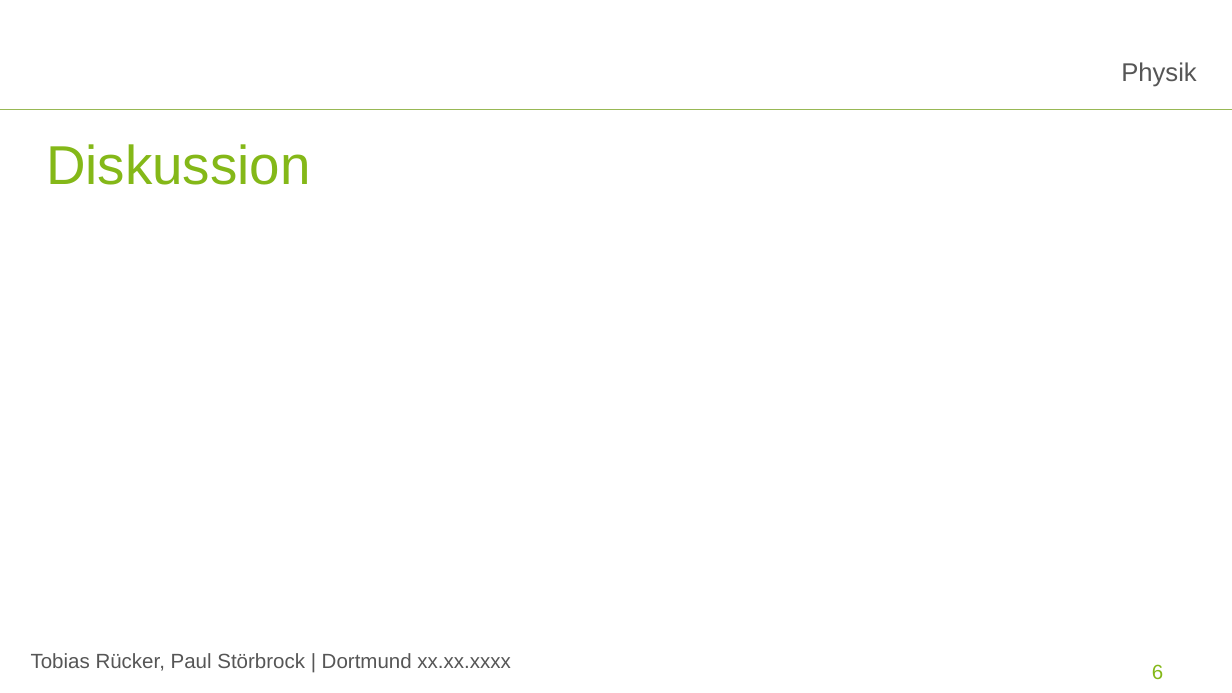
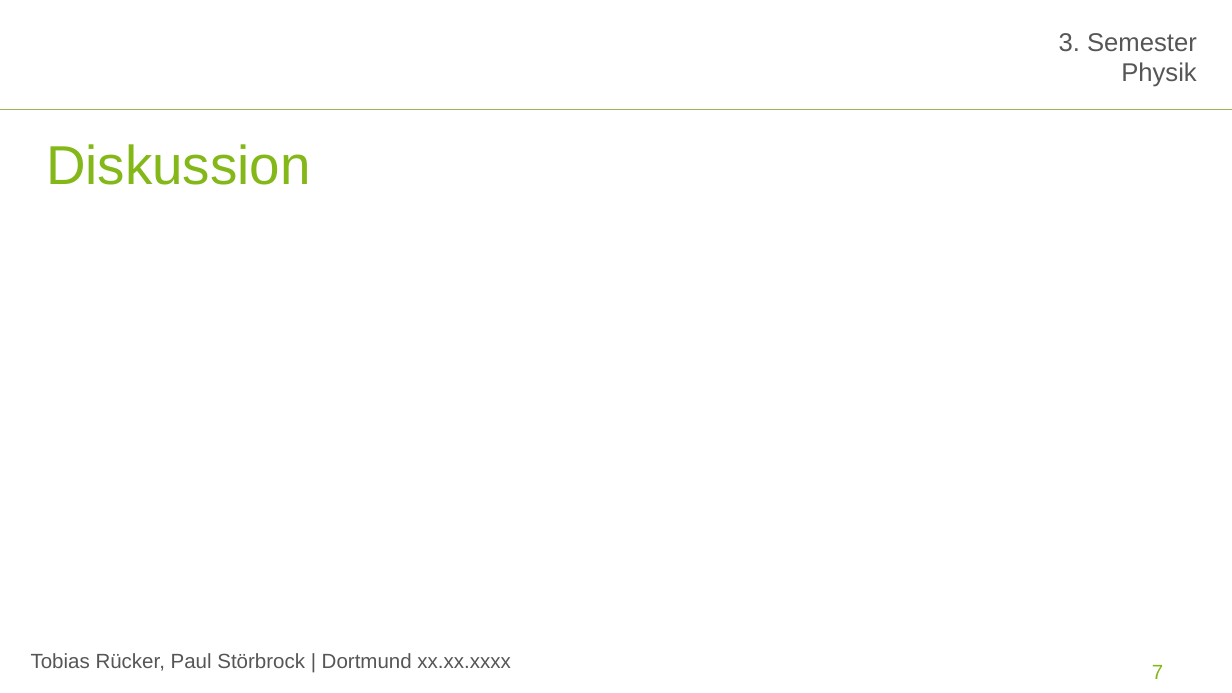
Before and after one commit to paul-stoerbrock/Praktikum, a slide deck: slide 7 of SV/SV_Millikan.pptx (slide 6 before the commit). Drawn at 1232x693 pixels with LibreOffice and Linux fonts; fonts in the diff are those of the drawing; background and template pictures are left out. Boxes give left, top, right and bottom in pixels: in the first picture for what was removed or moved away, otherwise in the second. Text is boxed around its words. In the diff, an @@ line names an element or a change of style, - is before the commit and + after.

```diff
--- a/SV/SV_Millikan.pptx
+++ b/SV/SV_Millikan.pptx
@@ text "3. Semester": place and size @@
-text "3. Semester" at box(1121, 62, 1196, 87)
+text "3. Semester" at box(1059, 33, 1197, 87)
@@ text at box(1059, 33, 1197, 52): paragraph added @@
+3. Semester
@@ page number at box(1152, 665, 1163, 679): text changed @@
-6
+7
```
Also in this commit, not shown: 5 other slides changed, 2 slides added, 1 slide removed.
